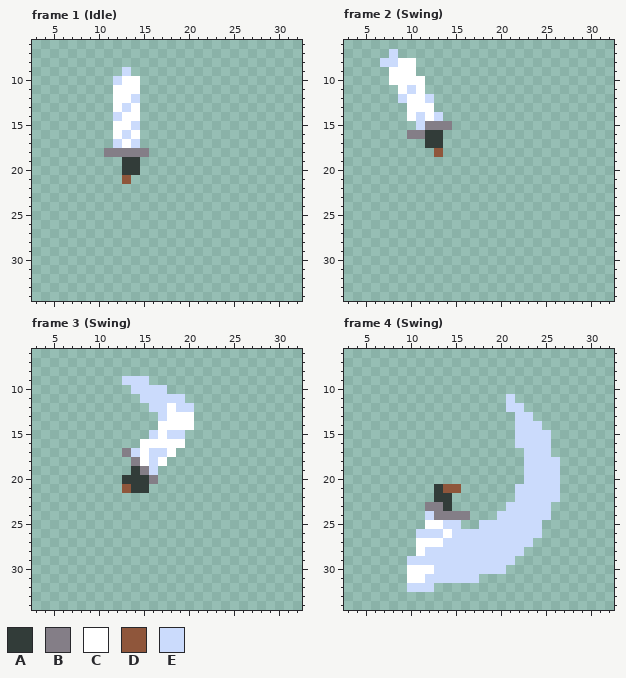
One commit to this pixel-art file: assets/sword.ase. The first picture shows the starting point.
34x36 pixels, 11 frames. Shown: frame 1 (Idle): x 3..32, y 6..34; frame 2 (Swing): x 3..32, y 6..34; frame 3 (Swing): x 3..32, y 6..34; frame 4 (Swing): x 3..32, y 6..34. The commit also changed other frames, which this record leaves out.
Palette (. is transparent): A #323c39  B #847e87  C #ffffff  D #8f563b  E #cbdbfc
Now the later version:
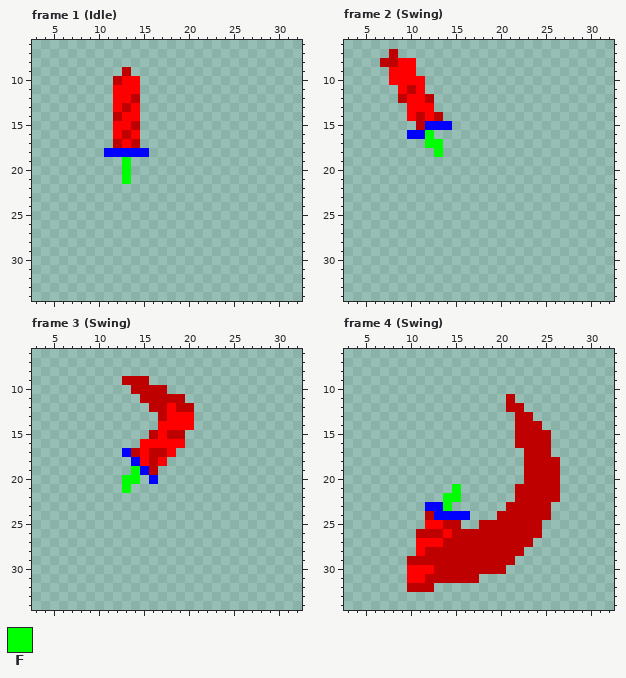
Colours new in this view: F #00ff00
Change:
@@ palette @@
-B #847e87
+B #0000ff
-C #ffffff
+C #ff0000
-E #cbdbfc
+E #bf0000
--- frame 1 (Idle)
@@ x 11..16 @@
 18 BBBBB.
-19 ..AA..
-20 ..AA..
-21 ..D...
+19 ..F...
+20 ..F...
+21 ..F...
 22 ......
--- frame 2 (Swing)
@@ x 10..15 @@
 15 .EBBB.
-16 BBAA..
-17 ..AA..
-18 ...D..
+16 BBF...
+17 ..FF..
+18 ...F..
 19 ......
--- frame 3 (Swing)
@@ x 11..17 @@
 18 ...BCEC
-19 ...ABE.
-20 ..AAAB.
-21 ..DAA..
+19 ...FBE.
+20 ..FF.B.
+21 ..F....
 22 .......
--- frame 4 (Swing)
@@ x 11..17 @@
 20 .......
-21 ..ADD..
-22 ..AA...
-23 .BBA...
+21 ....F..
+22 ...FF..
+23 .BBF...
 24 .EBBBB.
Changed places in both pictures, as pixel boxes (x1, y1, x2, y2):
changed: (104, 67, 149, 184)
changed: (380, 49, 452, 157)
changed: (122, 376, 194, 493)
changed: (407, 394, 560, 592)
